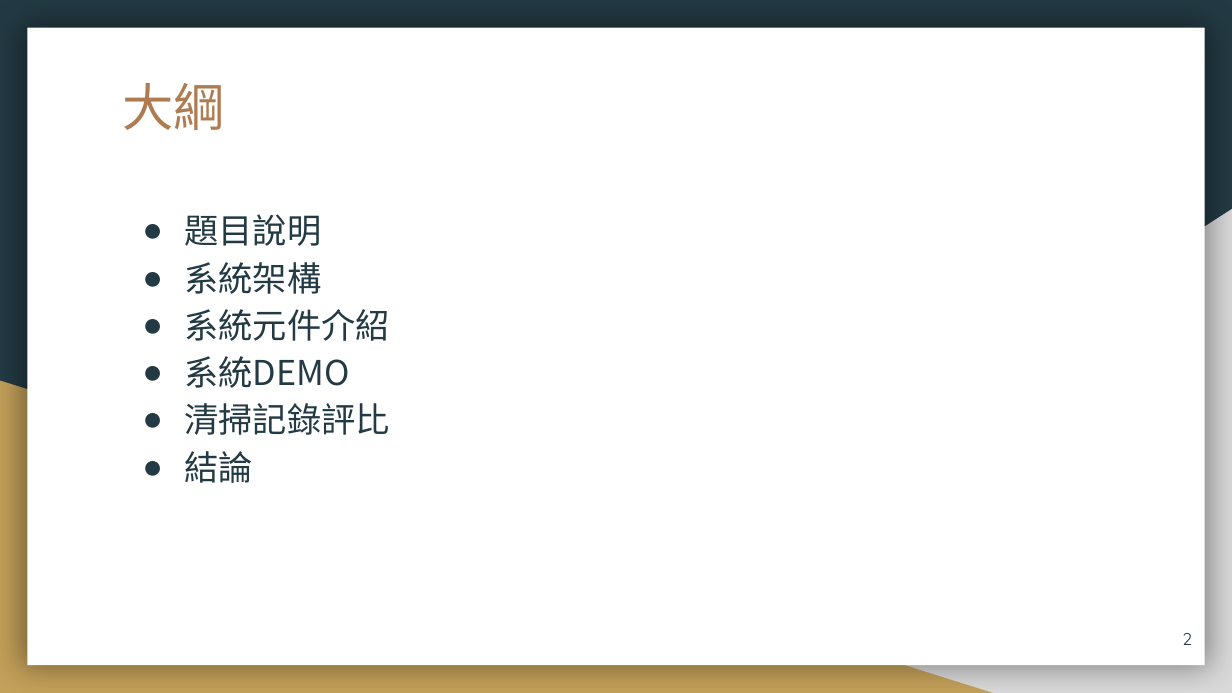
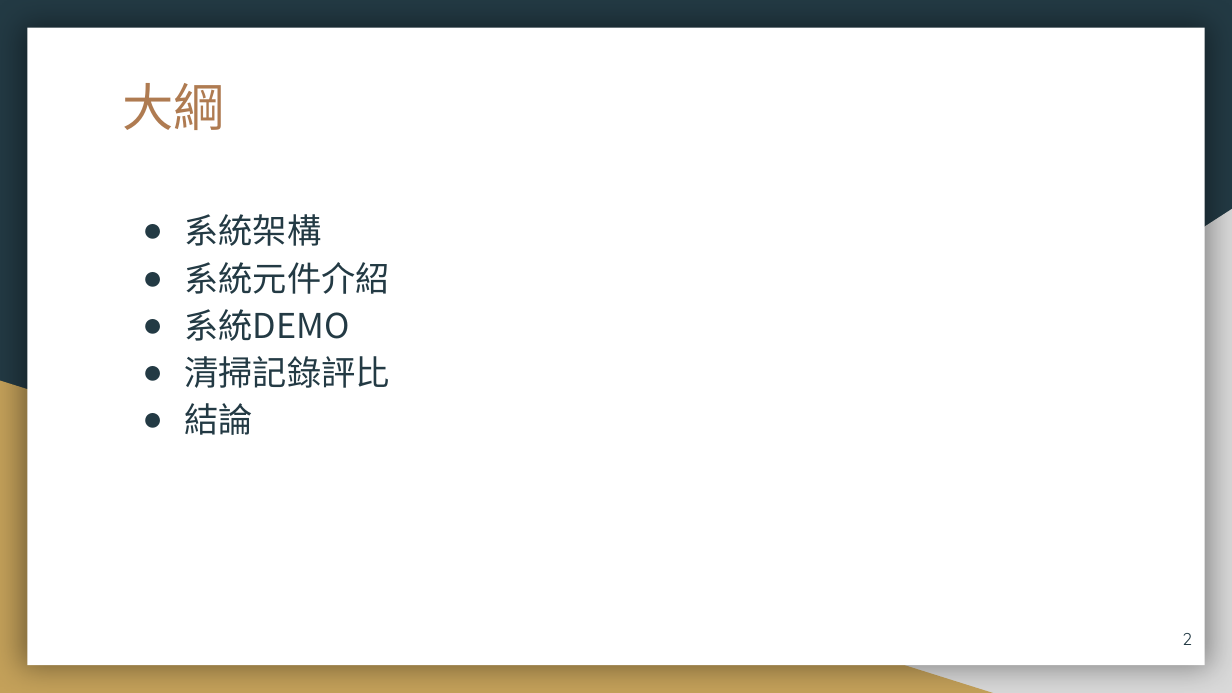
Before and after one commit to 106971001/AI, a slide deck: slide 2 of AI_Filnal_ppt.pptx. Drawn at 1232x693 pixels with LibreOffice and Linux fonts; fonts in the diff are those of the drawing. Boxes give left, top, right and bottom in pixels: in the first picture for what was removed or moved away, otherwise in the second. Text is boxed around its words. In the diff, an @@ line names an element or a change of style, - is before the commit and + after.

```diff
--- a/AI_Filnal_ppt.pptx
+++ b/AI_Filnal_ppt.pptx
@@ text at <box>184,214,321,246</box>: paragraph removed @@
-● 題目說明
```
Also in this commit, not shown: 5 other slides changed, 1 slide removed, 2 other files.
